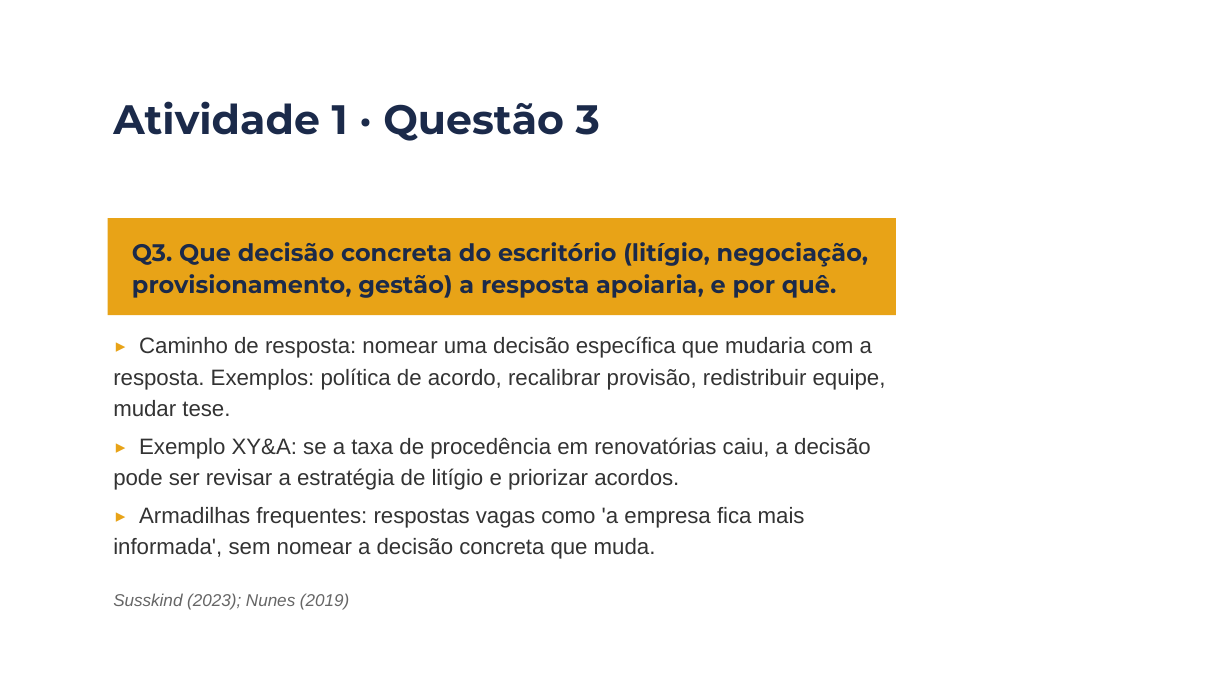
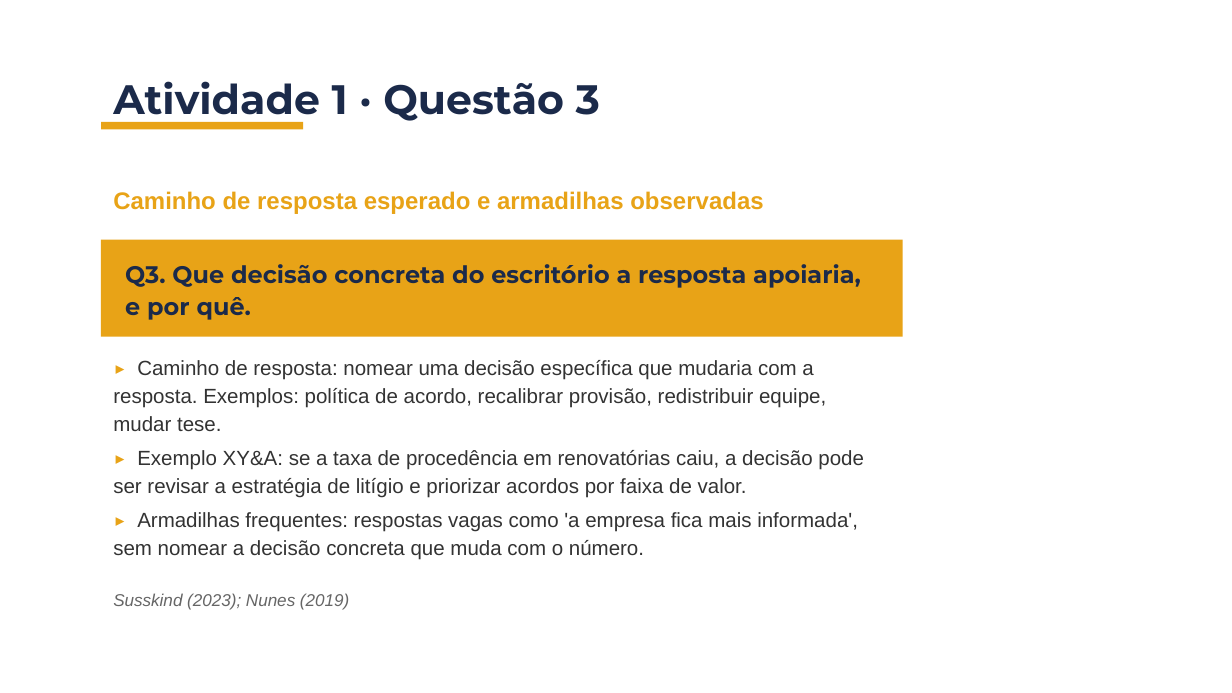
Before and after one commit to BrunoDaleffi/ibmec, a slide deck: slide 9 of aulas/aula_02/slides/aula2_bloco1_jurimetria.pptx. Drawn at 1232x693 pixels with LibreOffice and Linux fonts; fonts in the diff are those of the drawing; background and template pictures are left out. Boxes give left, top, right and bottom in pixels: in the first picture for what was removed or moved away, otherwise in the second. Text is boxed around its words. In the diff, an @@ line names an element or a change of style, - is before the commit and + after.

Commit message:
fix: correct layout and content in Aula 2 materials
Updated README.md to remove outdated warning about slide backgrounds and clarified the structure of the course content. Enhanced the build_aula2_bloco1.py script to ensure proper mapping of slide backgrounds according to the canonical layout established in Aula 1. Adjusted the build_capa function for improved header formatting. Updated the aula2_bloco1_jurimetria.pptx file to reflect these changes.

```diff
--- a/aulas/aula_02/slides/aula2_bloco1_jurimetria.pptx
+++ b/aulas/aula_02/slides/aula2_bloco1_jurimetria.pptx
@@ text "Atividade 1 · Questão 3" rewrapped from <box>113,101,600,141</box> to <box>113,81,600,125</box> @@
@@ rectangle added at <box>101,122,303,129</box>, fill #E8A317 @@
@@ text added at <box>113,191,763,214</box>, 14 pt, text #E8A317, bold @@
+Caminho de resposta esperado e armadilhas observadas
@@ rectangle "Q3. Que decisão concreta do ...": place and size @@
-rectangle "Q3. Que decisão concreta do ..." at <box>107,218,896,315</box>
+rectangle "Q3. Que decisão concreta do ..." at <box>101,240,903,338</box>
@@ text in rectangle at <box>125,264,861,320</box>: text changed @@
-Q3. Que decisão concreta do escritório (litígio, negociação, provisionamento, gestão) a resposta apoiaria, e por quê.
+Q3. Que decisão concreta do escritório a resposta apoiaria, e por quê.
@@ text "▶ Caminho de resposta: nomear ...": place and size @@
-text "▶ Caminho de resposta: nomear ..." at <box>113,336,886,559</box>
+text "▶ Caminho de resposta: nomear ..." at <box>113,360,864,560</box>
@@ text at <box>113,360,826,431</box>: size 13 to 12 pt in "▶ Caminho de resposta: nomear uma decisão ..."; line spacing 1.18 to 1.15 @@
@@ text at <box>113,450,864,560</box>: text changed; size 13 to 12 pt @@
-▶ Exemplo XY&A: se a taxa de procedência em renovatórias caiu, a decisão pode ser revisar a estratégia de litígio e priorizar acordos.
-▶ Armadilhas frequentes: respostas vagas como 'a empresa fica mais informada', sem nomear a decisão concreta que muda.
+▶ Exemplo XY&A: se a taxa de procedência em renovatórias caiu, a decisão pode ser revisar a estratégia de litígio e priorizar acordos por faixa de valor.
+▶ Armadilhas frequentes: respostas vagas como 'a empresa fica mais informada', sem nomear a decisão concreta que muda com o número.
```
Also in this commit, not shown: 37 other slides changed, 1 slide added, 1 slide removed, 2 other files.
